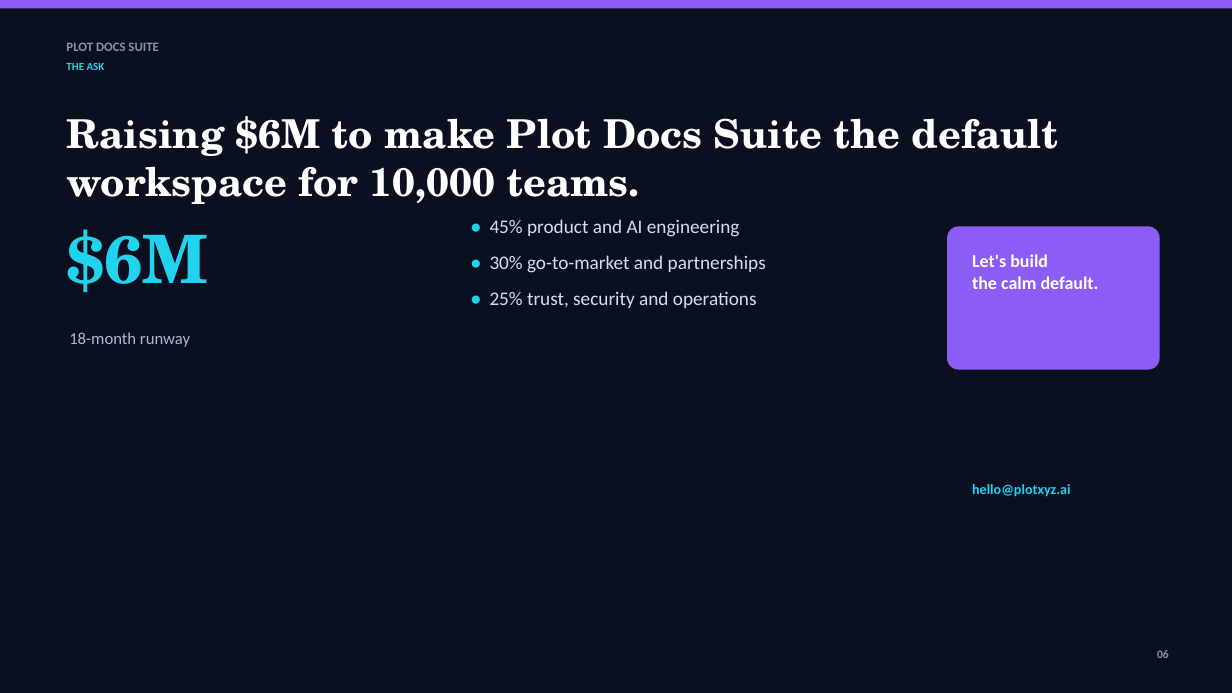
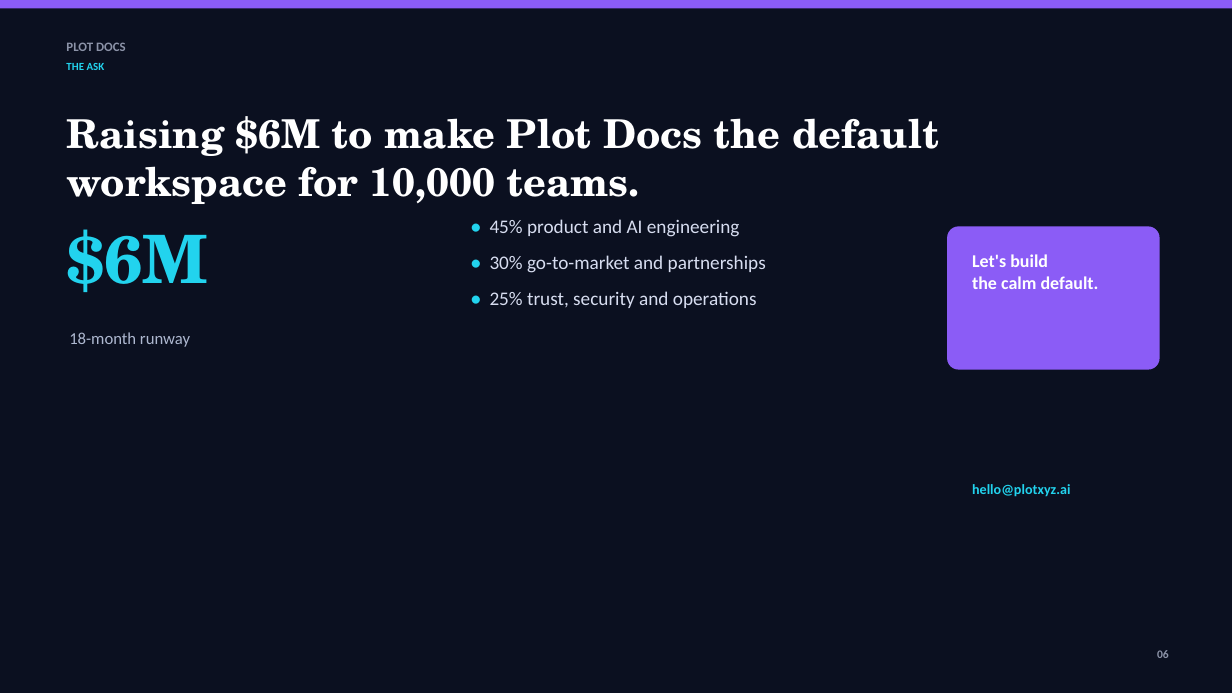
Before and after one commit to sukhee-2626/plot-docs, a slide deck: slide 6 of apps/shell/resources/templates/Startup Pitch.pptx. Drawn at 1232x693 pixels with LibreOffice and Linux fonts; fonts in the diff are those of the drawing. Boxes give left, top, right and bottom in pixels: in the first picture for what was removed or moved away, otherwise in the second. Text is boxed around its words. In the diff, an @@ line names an element or a change of style, - is before the commit and + after.

Commit message:
docs: add Windows download and real Plot Docs screenshots
Refresh bundled templates without legacy branding, add the Windows EXE download link, and include screenshots of every editor plus the local account flow.

```diff
--- a/apps/shell/resources/templates/Startup Pitch.pptx
+++ b/apps/shell/resources/templates/Startup Pitch.pptx
@@ text at bbox=[66, 42, 126, 51]: text changed @@
-PLOT DOCS SUITE
+PLOT DOCS
@@ text at bbox=[66, 116, 939, 204]: text changed @@
-Raising $6M to make Plot Docs Suite the default workspace for 10,000 teams.
+Raising $6M to make Plot Docs the default workspace for 10,000 teams.
```
Also in this commit, not shown: 5 other slides changed, 26 other files.
